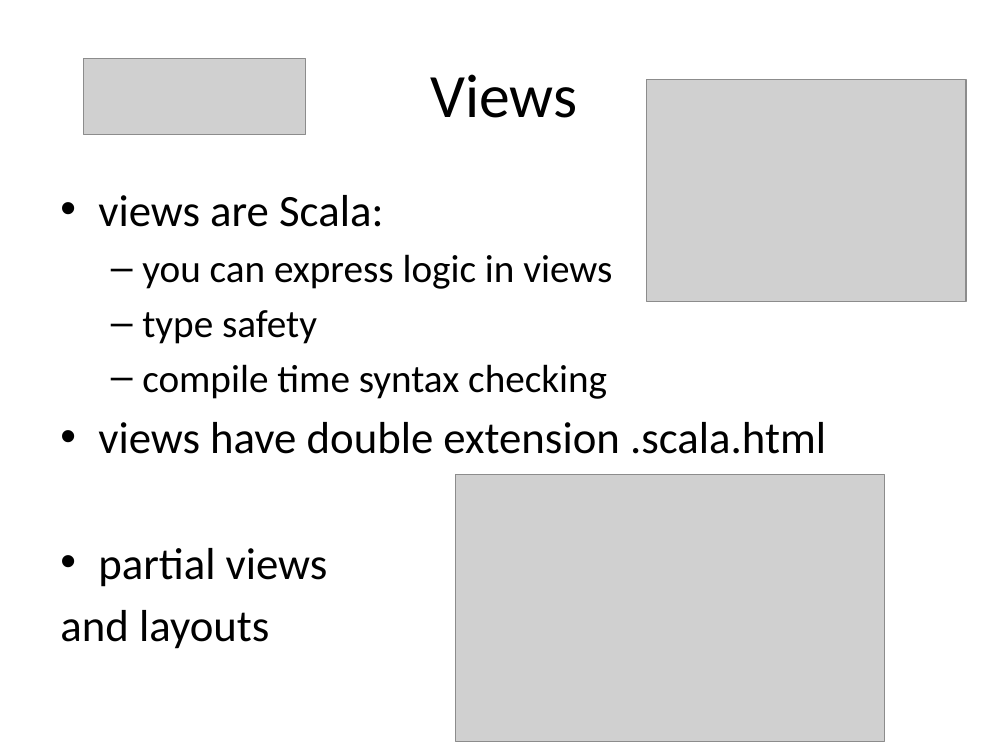
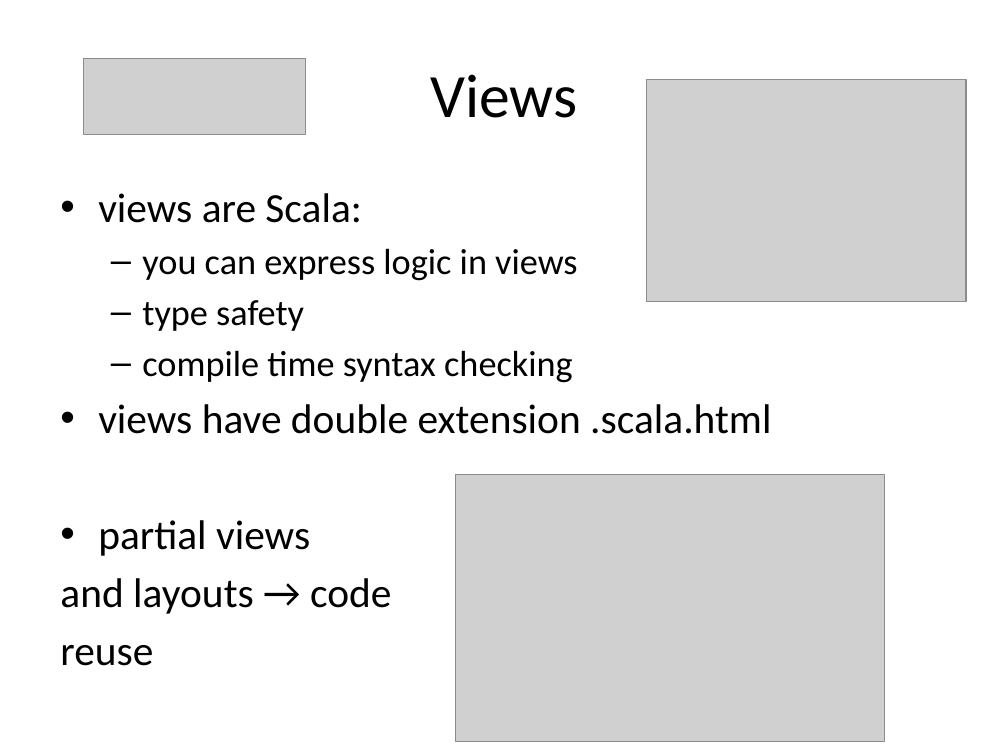
Before and after one commit to martadoberschuetz/dev_training, a slide deck: slide 12 of Play take 2.pptx (slide 14 before the commit). Drawn at 1008x756 pixels with LibreOffice and Linux fonts; fonts in the diff are those of the drawing; grey boxes stand for pictures. Boxes give left, top, right and bottom in pixels: in the first picture for what was removed or moved away, otherwise in the second. Text is boxed around its words. In the diff, an @@ line names an element or a change of style, - is before the commit and + after.

```diff
--- a/Play take 2.pptx
+++ b/Play take 2.pptx
@@ text at [98, 193, 771, 556]: size 32 to 29.6 pt in "views are Scala:", "views have double extension .scala.html", "partial views"; size 28 to 25.9 pt in "you can express logic in views", "type safety", "compile time syntax checking" @@
@@ text at [60, 578, 391, 666]: text changed; size 32 to 29.6 pt @@
-and layouts
+and layouts → code
+reuse
```
Also in this commit, not shown: 6 other slides changed, 3 slides removed, 4 other files.
